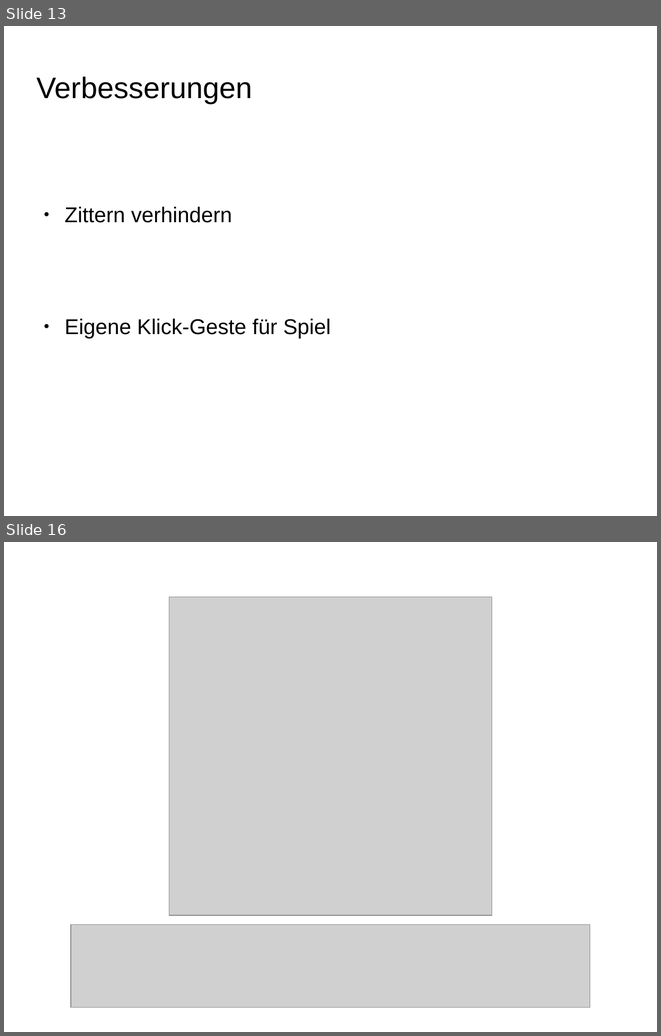
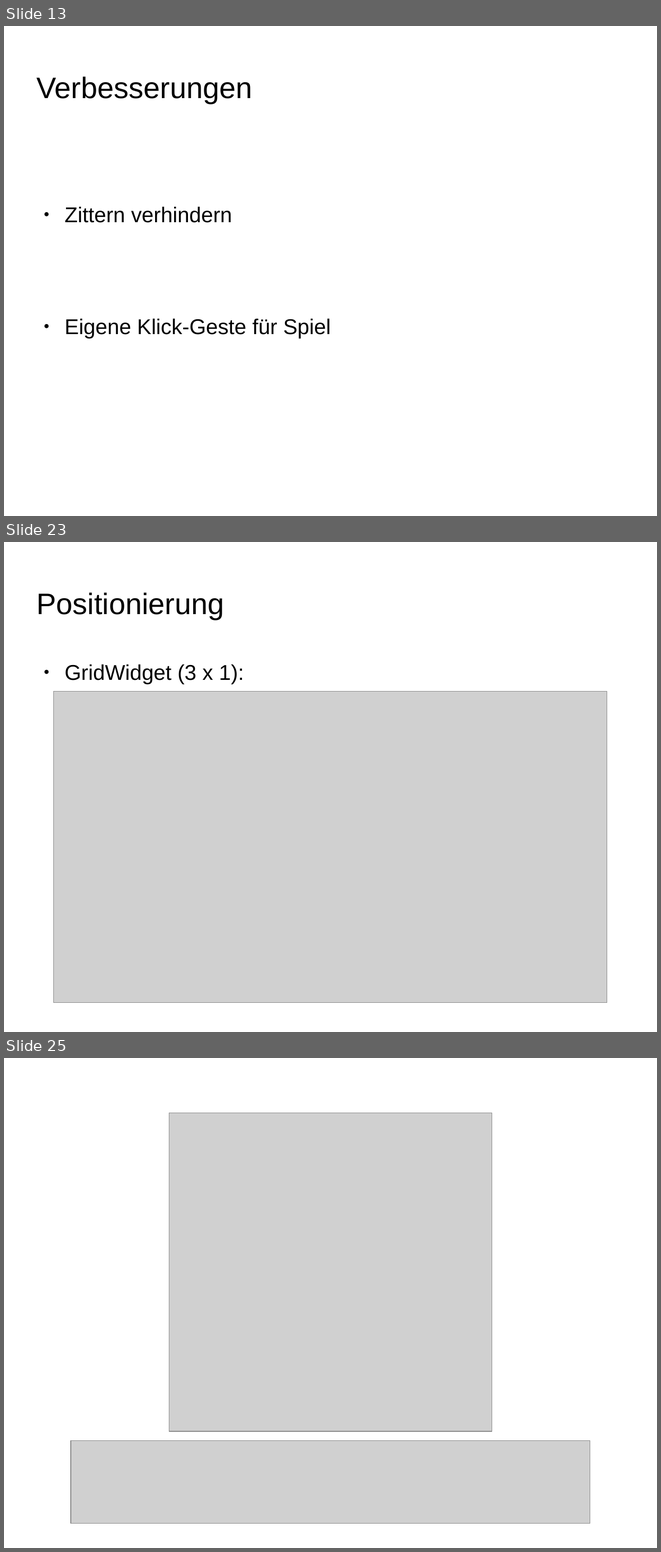
Before and after one commit to dagophil/sfml_openni, a slide deck: presentation/haegele_schill_kinect_menu.odp. Shown one above the other, each under a label of ours: slides 13 and 16 before the commit, slides 13, 23 and 25 after it; the slides between them are not shown. The pictures are 661x1036 and 661x1552 pixels, drawn with LibreOffice and Linux fonts; fonts in the diff are those of the drawing; grey boxes stand for pictures; background and template pictures are left out. Boxes give left, top, right and bottom in pixels: in the first picture for what was removed or moved away, otherwise in the second. Text is boxed around its words. In the diff, an @@ line names an element or a change of style, - is before the commit and + after.

```diff
--- a/presentation/haegele_schill_kinect_menu.odp
+++ b/presentation/haegele_schill_kinect_menu.odp
@@ slide 23 added at [4,542,657,1032], background picture (left out) @@
@@ title added at [37,592,224,619], 36 pt, text #000000 @@
+Positionierung
@@ text added at [64,664,244,684], 26 pt, text #000000 @@
+● GridWidget (3 x 1):
@@ picture added at [54,691,607,1003] @@
@@ what was slide 16 is now slide 25 @@
```
Also in this commit, not shown: 2 slides changed, 12 other slides added, 4 slides removed.
